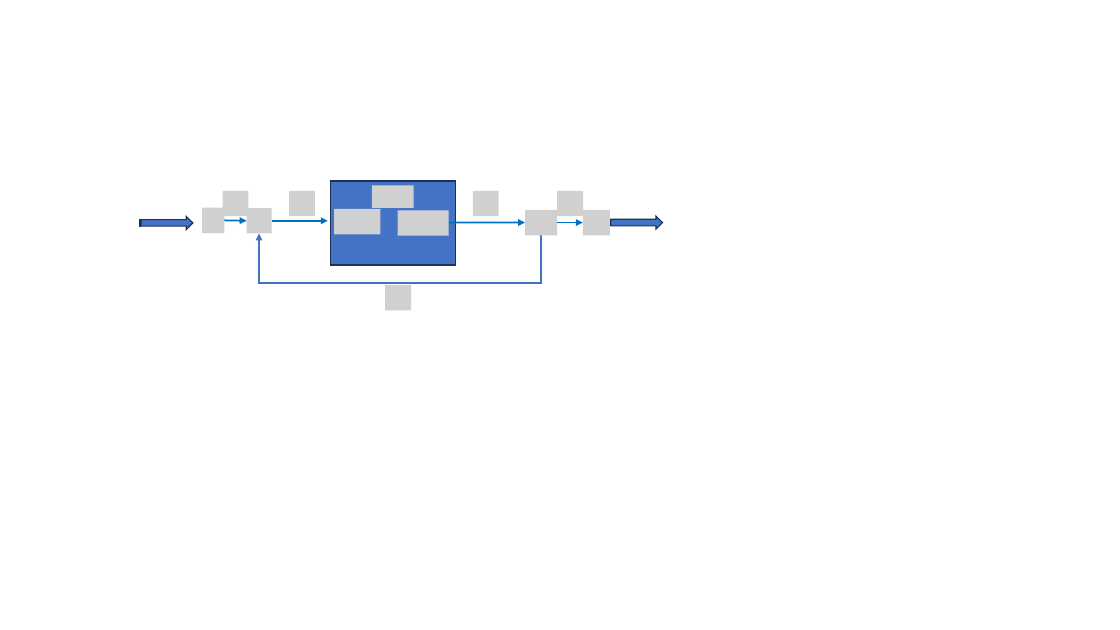
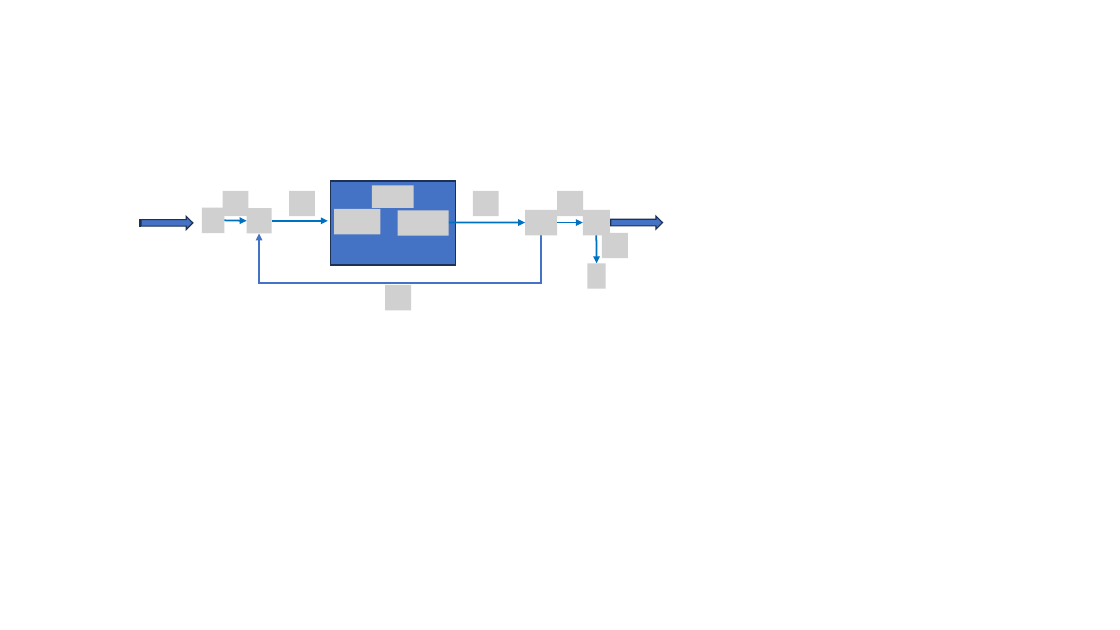
Before and after one commit to joseph-hellerstein/linear_reaction_networks, a slide deck: slide 2 of docs/figures.pptx. Drawn at 1120x630 pixels with LibreOffice and Linux fonts; fonts in the diff are those of the drawing; grey boxes stand for pictures. Boxes give left, top, right and bottom in pixels: in the first picture for what was removed or moved away, otherwise in the second. Text is boxed around its words. In the diff, an @@ line names an element or a change of style, - is before the commit and + after.

```diff
--- a/docs/figures.pptx
+++ b/docs/figures.pptx
@@ arrow added from (597, 235) to (597, 263), #0070C0 1.5 pt @@
@@ picture added at (x1=602, y1=233, x2=628, y2=258) @@
@@ picture added at (x1=587, y1=263, x2=606, y2=288) @@
```
Also in this commit, not shown: 8 other files.
